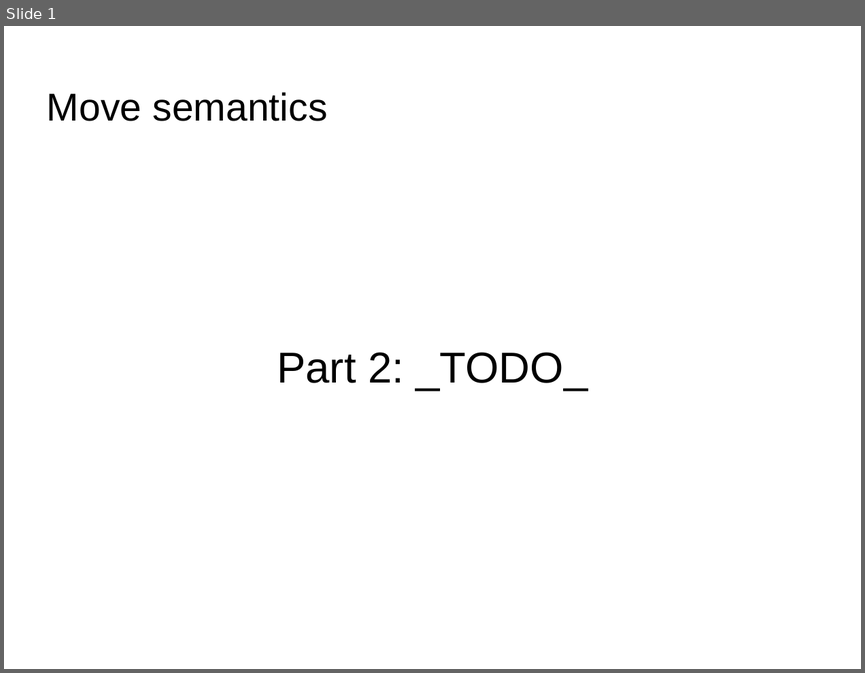
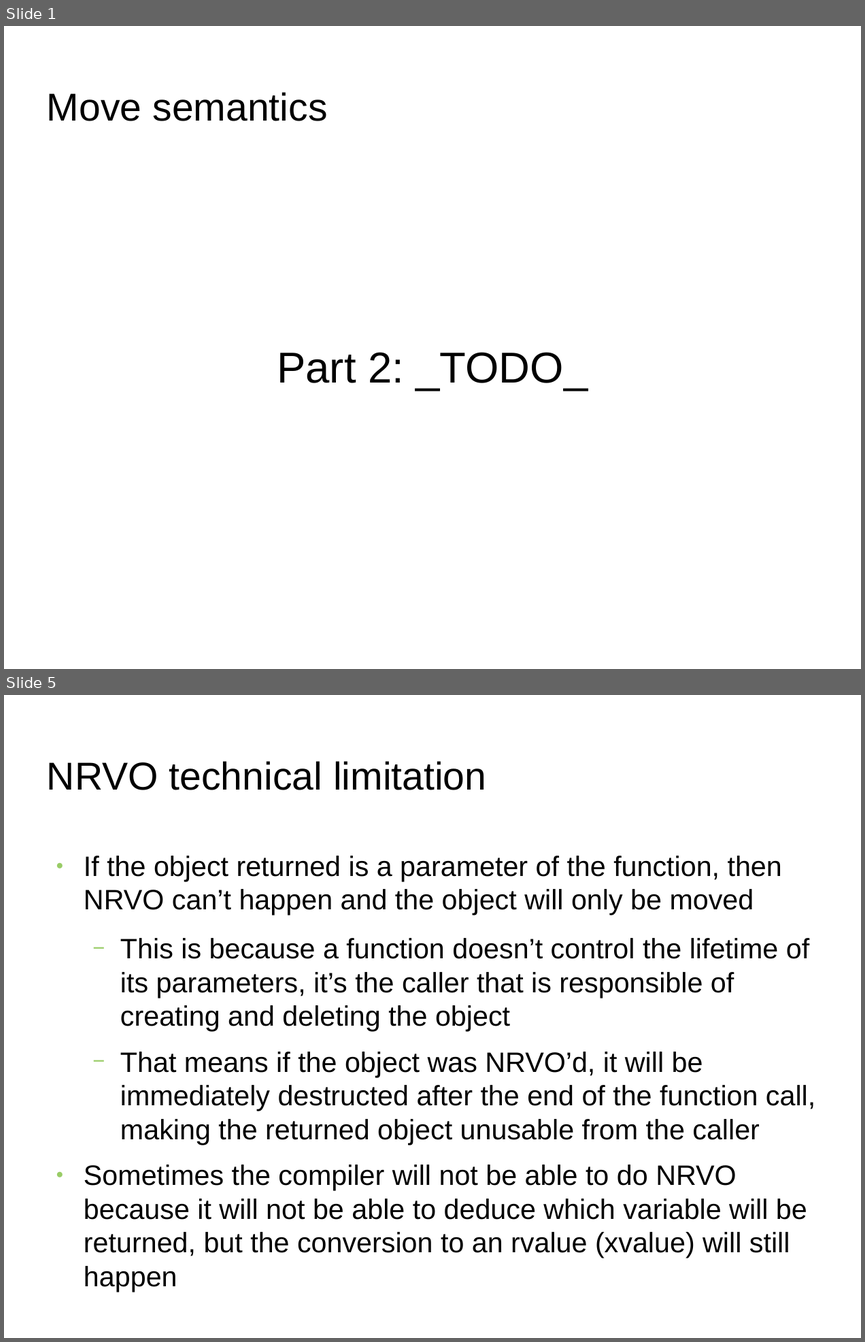
Before and after one commit to FranckRJ/CPP-trainings, a slide deck: traning-move.pt2.odp. Shown one above the other, each under a label of ours: slide 1 before the commit, slides 1 and 5 after it; the slides between them are not shown. The pictures are 865x673 and 865x1342 pixels, drawn with LibreOffice and Linux fonts; fonts in the diff are those of the drawing; background and template pictures are left out. Boxes give left, top, right and bottom in pixels: in the first picture for what was removed or moved away, otherwise in the second. Text is boxed around its words. In the diff, an @@ line names an element or a change of style, - is before the commit and + after.

```diff
--- a/traning-move.pt2.odp
+++ b/traning-move.pt2.odp
@@ slide 5 added at [4,695,861,1338], background picture (left out) @@
@@ title added at [47,761,486,790], 36 pt, text #000000 @@
+NRVO technical limitation
@@ text added at [84,855,815,1291], 26 pt, text #000000 @@
+● If the object returned is a parameter of the function, then NRVO can’t happen and the object will only be moved
+  − This is because a function doesn’t control the lifetime of its parameters, it’s the caller that is responsible of creating and deleting the object
+  − That means if the object was NRVO’d, it will be immediately destructed after the end of the function call, making the returned object unusable from the caller
+● Sometimes the compiler will not be able to do NRVO because it will not be able to deduce which variable will be returned, but the conversion to an rvalue (xvalue) will still happen
```
Also in this commit, not shown: 1 slide changed, 3 other slides added, 1 other file.
